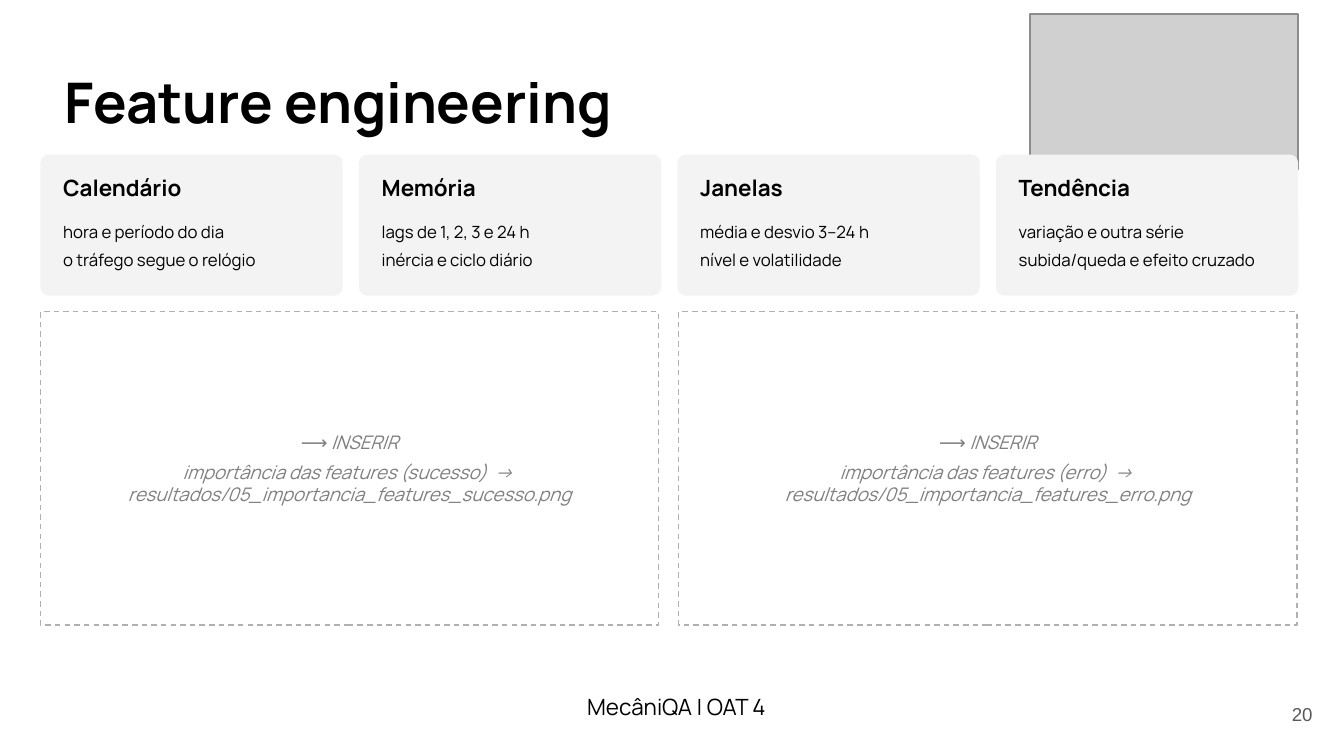
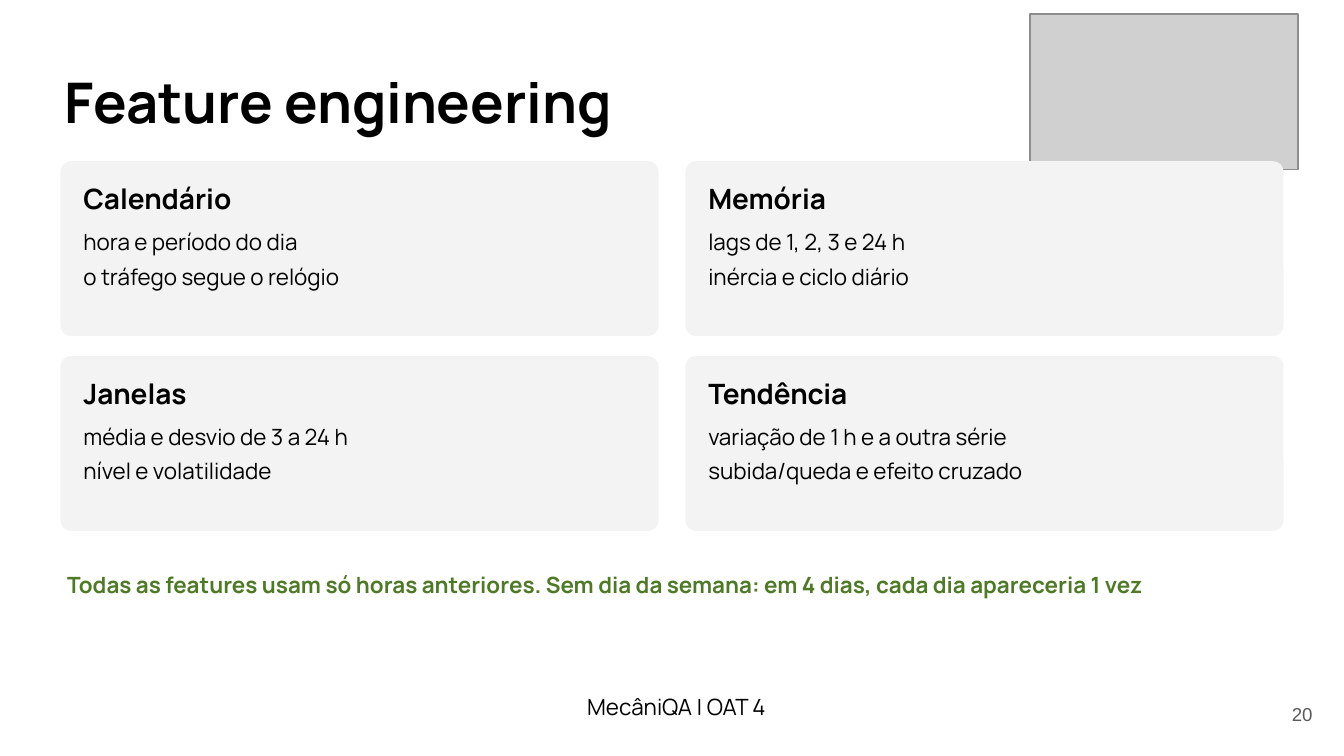
Before and after one commit to LenilsonSoares/mecaniQA-nuvem-macapa, a slide deck: slide 20 of oat4/apresentacao/mecaniQA_oat4_macapa.pptx. Drawn at 1344x756 pixels with LibreOffice and Linux fonts; fonts in the diff are those of the drawing; grey boxes stand for pictures. Boxes give left, top, right and bottom in pixels: in the first picture for what was removed or moved away, otherwise in the second. Text is boxed around its words. In the diff, an @@ line names an element or a change of style, - is before the commit and + after.

Commit message:
OAT 4: um gráfico por slide também no modelo e nas features; considerações sobre o lag 24 h na conclusão

```diff
--- a/oat4/apresentacao/mecaniQA_oat4_macapa.pptx
+++ b/oat4/apresentacao/mecaniQA_oat4_macapa.pptx
@@ rounded rectangle: place and size @@
-rounded rectangle at [40, 155, 343, 296]
+rounded rectangle at [60, 161, 659, 336]
@@ text "Calendário": place and size @@
-text "Calendário" at [63, 178, 181, 197]
+text "Calendário" at [83, 186, 231, 210]
@@ rounded rectangle: place and size @@
-rounded rectangle at [359, 155, 661, 296]
+rounded rectangle at [685, 161, 1284, 336]
@@ text "Memória": place and size @@
-text "Memória" at [382, 178, 476, 197]
+text "Memória" at [708, 186, 826, 210]
@@ text "hora e período do dia": place and size @@
-text "hora e período do dia" at [63, 225, 255, 271]
+text "hora e período do dia" at [83, 232, 339, 291]
@@ text "hora e período do dia" at [83, 232, 339, 291]: size 9 to 12 pt @@
@@ text "lags de 1, 2, 3 ..." at [708, 233, 909, 286]: size 9 to 12 pt @@
@@ text "lags de 1, 2, 3 ...": place and size @@
-text "lags de 1, 2, 3 ..." at [382, 225, 532, 267]
+text "lags de 1, 2, 3 ..." at [708, 233, 909, 286]
@@ rectangle removed at [40, 312, 659, 625] @@
@@ rectangle removed at [679, 312, 1297, 625] @@
@@ rounded rectangle: place and size @@
-rounded rectangle at [677, 155, 980, 296]
+rounded rectangle at [60, 356, 659, 531]
@@ rounded rectangle: place and size @@
-rounded rectangle at [996, 155, 1298, 296]
+rounded rectangle at [685, 356, 1284, 531]
@@ text "Janelas": place and size @@
-text "Janelas" at [700, 179, 783, 197]
+text "Janelas" at [83, 383, 186, 405]
@@ size 12 to 15 pt in 4 elements at [83, 186, 231, 210], [708, 186, 826, 210], [83, 383, 186, 405], [708, 382, 847, 405] @@
@@ text "Tendência": place and size @@
-text "Tendência" at [1019, 178, 1130, 197]
+text "Tendência" at [708, 382, 847, 405]
@@ text "média e desvio de 3 ...": place and size @@
-text "média e desvio de 3 ..." at [700, 225, 869, 267]
+text "média e desvio de 3 ..." at [83, 427, 348, 480]
@@ text "variação de 1 h e ...": place and size @@
-text "variação de 1 h e ..." at [1019, 225, 1255, 270]
+text "variação de 1 h e ..." at [708, 427, 1022, 485]
@@ text at [83, 427, 348, 446]: text changed; size 9 to 12 pt @@
-média e desvio 3–24 h
+média e desvio de 3 a 24 h
@@ text removed at [128, 435, 571, 506] @@
-⟶ INSERIR
-importância das features (sucesso) → resultados/05_importancia_features_sucesso.png
@@ text at [708, 427, 1007, 451]: text changed; size 9 to 12 pt @@
-variação e outra série
+variação de 1 h e a outra série
@@ text removed at [785, 435, 1191, 506] @@
-⟶ INSERIR
-importância das features (erro) → resultados/05_importancia_features_erro.png
@@ text at [83, 461, 271, 480]: size 9 to 12 pt in "nível e volatilidade" @@
@@ text at [708, 462, 1022, 485]: size 9 to 12 pt in "subida/queda e efeito cruzado" @@
@@ text added at [67, 575, 1142, 599], 12 pt, text #4E7A27, bold @@
+Todas as features usam só horas anteriores. Sem dia da semana: em 4 dias, cada dia apareceria 1 vez
```
Also in this commit, not shown: 5 other slides changed, 4 slides added, 2 other files.
